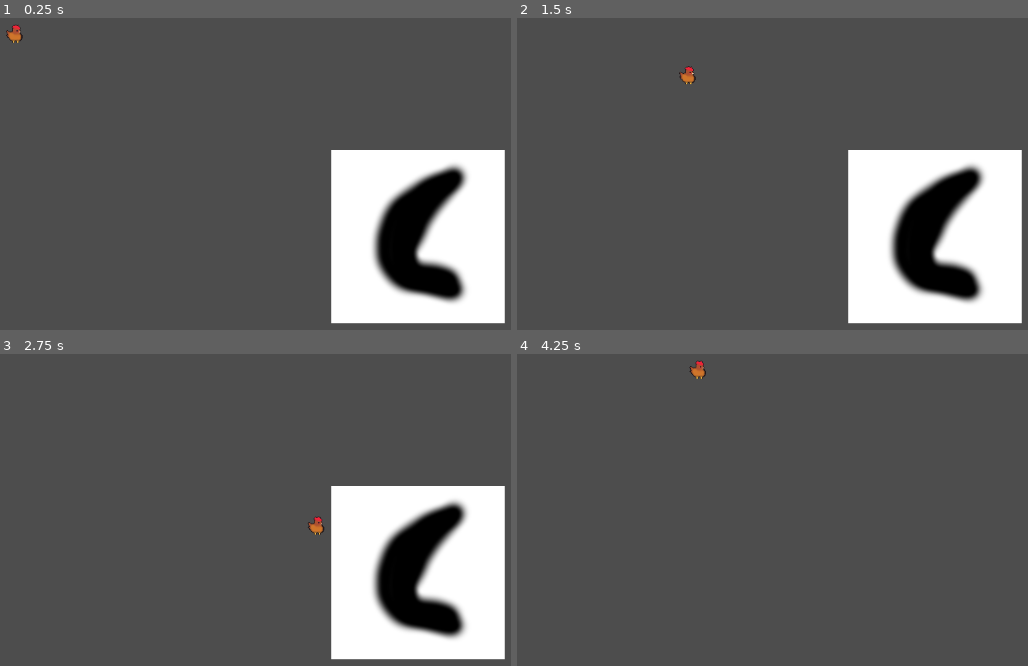
Above: before the commit, frames 1-4 (two rows, left to right).
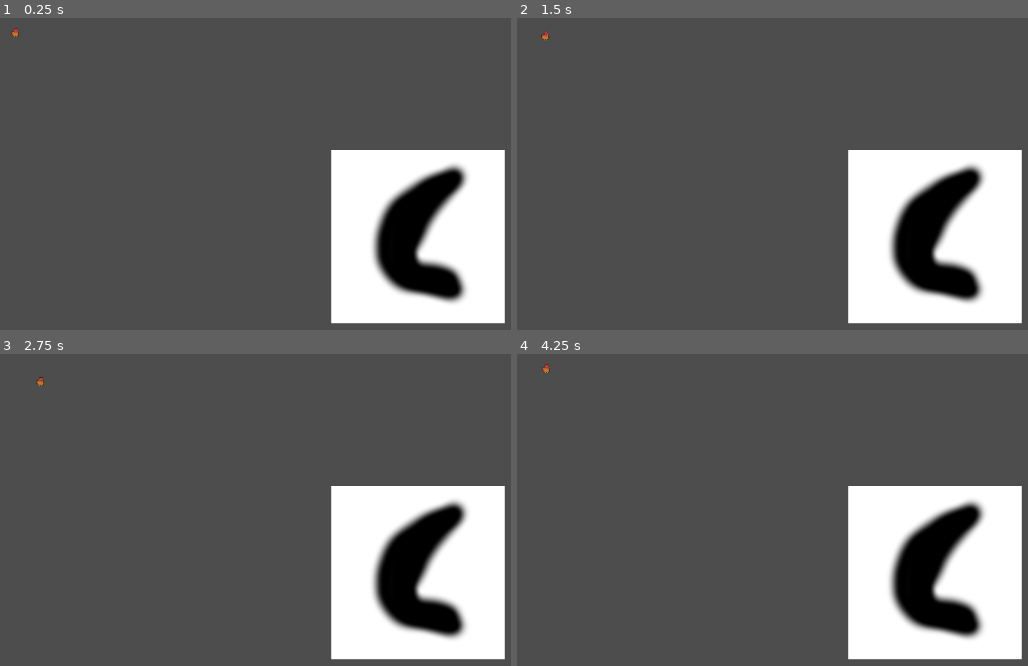
Above: after the commit, the same moments.

Repository: jackfruitgames/chickeeen
Game: Godot game, scene res://scenes/testscene/testscene.tscn
Same seed, same stepped clock (60 frames per second), same inputs: the game is played once before the commit and once after it.
Inputs:
- Up to frame 1 (0.25 s): no input
- Up to frame 2 (1.5 s): tap Enter at 0.5 s; hold Right (move_right) 0.53-1.28 s; tap Space at 1.25 s; hold Down (move_down) from 1.28 s (still down)
- Up to frame 3 (2.75 s): release Down (move_down) at 2.03 s; hold Right (move_right) from 2.03 s (still down)
- Up to frame 4 (4.25 s): release Right (move_right) at 2.78 s; hold Up (move_up) 2.78-3.53 s; hold Left (move_left) from 3.53 s (still down)

The runs differ from the first frame. In frame 1, 0.1% of the frame differs, in the area x 1-5%, y 2-9%; in frame 2, 0.2%; in frame 3, 0.2%; in frame 4, 19%, in the area x 4-99%, y 2-99%.

Commit message:
Chicken is not big

Diff:
--- a/scenes/chicken/chicken.tscn
+++ b/scenes/chicken/chicken.tscn
@@ -10,7 +10,9 @@
 script = ExtResource("1_idpav")
 
 [node name="Sprite2D" type="Sprite2D" parent="."]
+scale = Vector2(0.5, 0.5)
 texture = ExtResource("2_oiiyn")
 
 [node name="CollisionShape2D" type="CollisionShape2D" parent="."]
+scale = Vector2(0.5, 0.5)
 shape = SubResource("CircleShape2D_6jixd")
--- a/scenes/chicken/chickenMovement.gd
+++ b/scenes/chicken/chickenMovement.gd
@@ -1,6 +1,6 @@
 extends CharacterBody2D
 
-const SPEED = 300.0
+const SPEED = 25.0
 
 func _physics_process(delta):
 	var input_direction = Input.get_vector("move_left", "move_right", "move_up", "move_down")
--- a/scenes/outdoors/outdoors.tscn
+++ b/scenes/outdoors/outdoors.tscn
@@ -2098,7 +2098,6 @@
 
 [node name="chicken" parent="." instance=ExtResource("3_jwf5e")]
 position = Vector2(182, 235)
-scale = Vector2(0.5, 0.5)
 
 [node name="food" parent="." instance=ExtResource("4_vqb3o")]
 position = Vector2(647, 233)
